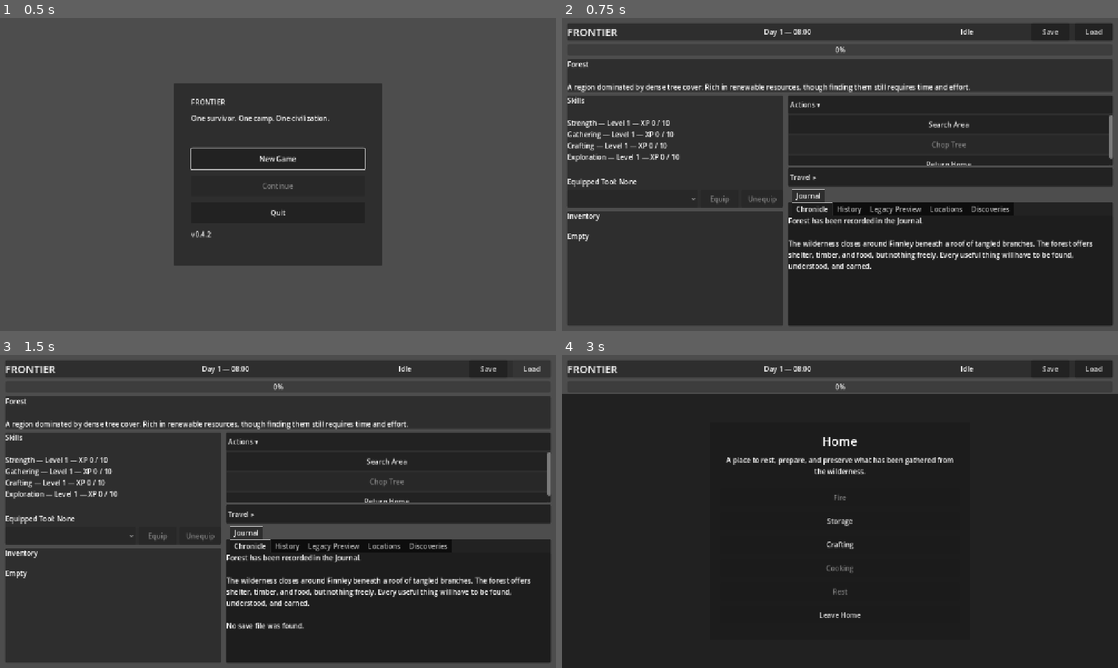
Above: before the commit, frames 1-4 (two rows, left to right).
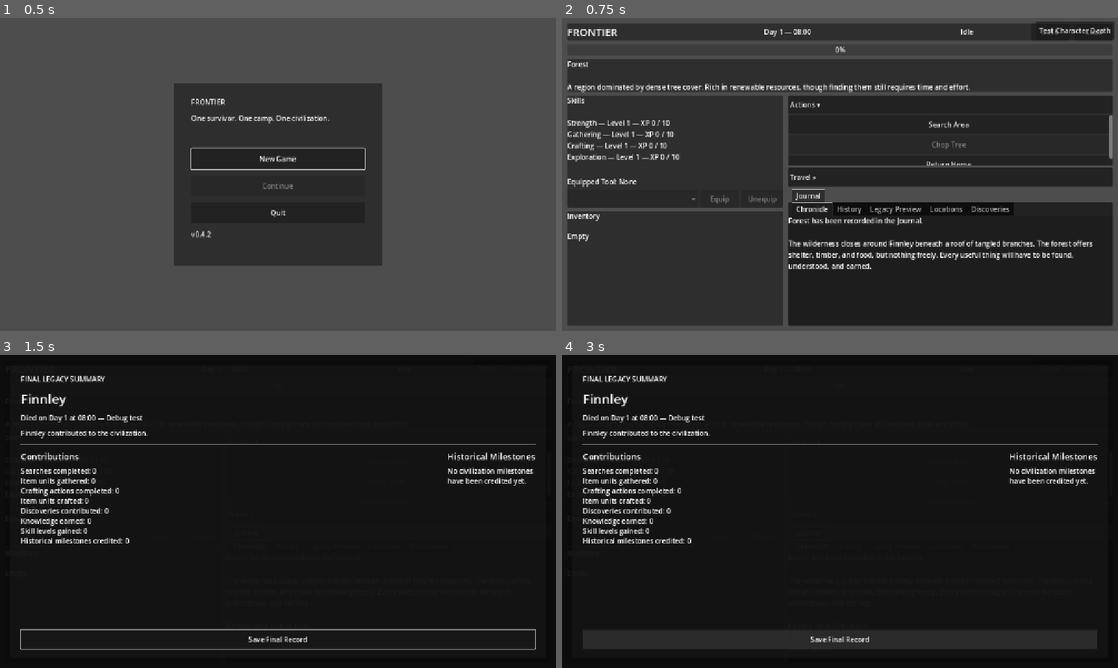
Above: after the commit, the same moments.

Repository: thegrundle-git/frontierthegame
Game: Godot game, scene res://scenes/ui/MainMenu.tscn
Two runs of this game, one before a commit and one after it. Both use one fixed random seed, a clock stepped at 60 frames per second and the inputs below.
Inputs (mouse positions are in pixels of both pictures, inside the frame that each line leads up to):
- Up to frame 1 (0.5 s): no input
- Up to frame 2 (0.75 s): click "New Game" at 0.5 s
- Up to frame 3 (1.5 s): click "Load" at 1.25 s
- Up to frame 4 (3 s): click (951, 502) at 2 s, where only the run before the commit has a clickable "Return Home"; click (840, 639) at 2.75 s, where only the run after the commit has a clickable "Save Final Record"

Frame 1 is identical in both runs. In frame 2, 0.2% of the frame differs, in the area x 85-100%, y 1-7%; in frame 3, 61%, in the area x 0-100%, y 0-100%; in frame 4, 16%.

Commit message:
v0.5.8-alpha1 - Add character death foundation

Diff:
--- a/scenes/ui/GameUI.tscn
+++ b/scenes/ui/GameUI.tscn
@@ -468,6 +468,21 @@
 visible = false
 layout_mode = 1
 
+[node name="DebugDeathButton" type="Button" parent="."]
+unique_name_in_owner = true
+visible = false
+layout_mode = 1
+anchors_preset = 1
+anchor_left = 1.0
+anchor_right = 1.0
+offset_left = -190.0
+offset_top = 8.0
+offset_right = -8.0
+offset_bottom = 50.0
+grow_horizontal = 0
+text = "Test Character Death"
+tooltip_text = "Debug only: finalize the current character's life."
+
 [connection signal="pressed" from="ScreenMargin/MainLayout/HeaderPanel/HeaderLayout/SaveButton" to="." method="_on_save_button_pressed"]
 [connection signal="pressed" from="ScreenMargin/MainLayout/HeaderPanel/HeaderLayout/LoadButton" to="." method="_on_load_button_pressed"]
 [connection signal="pressed" from="Crafting/CraftingCenter/CraftingPanel/CraftingLayout/CraftButton" to="." method="_on_craft_button_pressed"]
--- a/scenes/ui/LegacySummaryScreen.tscn
+++ b/scenes/ui/LegacySummaryScreen.tscn
@@ -49,6 +49,7 @@
 theme_override_constants/separation = 12
 
 [node name="TitleLabel" type="Label" parent="ScreenMargin/SummaryPanel/ContentMargin/SummaryLayout"]
+unique_name_in_owner = true
 layout_mode = 2
 theme_override_font_sizes/font_size = 16
 text = "LEGACY SUMMARY"
--- a/scripts/autoload/GameManager.gd
+++ b/scripts/autoload/GameManager.gd
@@ -105,6 +105,9 @@
 
 	current_survivor.initialize(
 		survivor_data
+	)
+	current_survivor.died.connect(
+		_on_survivor_died
 	)
 
 func start_world_action(
@@ -494,6 +497,13 @@
 	if current_survivor == null:
 		return false
 
+	if not current_survivor.can_act():
+		_add_event(
+			current_survivor.data.display_name
+			+ " can no longer perform actions."
+		)
+		return false
+
 	if ActionManager.is_busy:
 		return false
 
@@ -501,6 +511,38 @@
 		return false
 
 	return true
+
+
+func debug_kill_current_survivor() -> bool:
+	if not OS.is_debug_build():
+		return false
+
+	if not _can_start_survivor_action():
+		return false
+
+	return current_survivor.die("Debug test")
+
+
+func _on_survivor_died(
+	survivor: Survivor,
+	cause: String
+) -> void:
+	_add_event(
+		survivor.data.display_name
+		+ " died: "
+		+ cause
+		+ "."
+	)
+
+	survivor_is_at_home = false
+	_refresh_ui()
+
+	if game_ui != null and game_ui.has_method(
+		"show_final_legacy_summary"
+	):
+		game_ui.call_deferred(
+			"show_final_legacy_summary"
+		)
 
 
 func _add_event(message: String) -> void:
@@ -651,6 +693,9 @@
 
 
 func enter_home() -> bool:
+	if current_survivor == null or not current_survivor.can_act():
+		return false
+
 	if not is_at_home_location():
 		return false
 
--- a/scripts/autoload/SaveManager.gd
+++ b/scripts/autoload/SaveManager.gd
@@ -2,7 +2,7 @@
 
 
 const SAVE_PATH := "user://frontier_save.json"
-const SAVE_VERSION := 4
+const SAVE_VERSION := 5
 
 
 func save_game() -> bool:
@@ -83,6 +83,17 @@
 	if GameManager.game_ui != null:
 		GameManager.game_ui.rebuild_location_controls()
 		GameManager.game_ui.refresh_all()
+
+		if (
+			GameManager.current_survivor != null
+			and not GameManager.current_survivor.can_act()
+			and GameManager.game_ui.has_method(
+				"show_final_legacy_summary"
+			)
+		):
+			GameManager.game_ui.call_deferred(
+				"show_final_legacy_summary"
+			)
 
 	print("Game loaded from: ", SAVE_PATH)
 
@@ -129,6 +140,7 @@
 		"survivor": {
 			"character_id": survivor.data.character_id,
 			"display_name": survivor.data.display_name,
+			"is_alive": survivor.data.is_alive,
 			"life_record": _serialize_life_record(
 				survivor.data.life_record
 			),
@@ -208,6 +220,11 @@
 		"skill_levels_gained": life_record.skill_levels_gained,
 		"first_recorded_day": life_record.first_recorded_day,
 		"latest_recorded_day": life_record.latest_recorded_day,
+		"is_finalized": life_record.is_finalized,
+		"death_day": life_record.death_day,
+		"death_hour": life_record.death_hour,
+		"death_minute": life_record.death_minute,
+		"cause_of_death": life_record.cause_of_death,
 	}
 
 
@@ -353,6 +370,13 @@
 		)
 	)
 
+	survivor.data.is_alive = bool(
+		survivor_data.get(
+			"is_alive",
+			true
+		)
+	)
+
 	_apply_life_record_data(
 		survivor,
 		survivor_data.get(
@@ -415,6 +439,7 @@
 		push_warning(
 			"Skipped malformed character life-record data."
 		)
+		survivor.data.is_alive = true
 		return
 
 	var record_data: Dictionary = life_record_data
@@ -490,6 +515,49 @@
 			life_record.latest_recorded_day,
 			life_record.first_recorded_day
 		)
+
+	life_record.is_finalized = bool(
+		record_data.get("is_finalized", false)
+	)
+	life_record.death_day = clampi(
+		_history_int_from_variant(record_data.get("death_day", 0), 0),
+		0,
+		2147483647
+	)
+	life_record.death_hour = clampi(
+		_history_int_from_variant(record_data.get("death_hour", 0), 0),
+		0,
+		23
+	)
+	life_record.death_minute = clampi(
+		_history_int_from_variant(record_data.get("death_minute", 0), 0),
+		0,
+		59
+	)
+	life_record.cause_of_death = str(
+		record_data.get("cause_of_death", "")
+	).strip_edges()
+
+	if not survivor.data.is_alive:
+		if (
+			not life_record.is_finalized
+			or life_record.death_day <= 0
+			or life_record.cause_of_death.is_empty()
+		):
+			push_warning("Normalized malformed deceased survivor data to alive.")
+			survivor.data.is_alive = true
+			life_record.is_finalized = false
+			life_record.death_day = 0
+			life_record.death_hour = 0
+			life_record.death_minute = 0
+			life_record.cause_of_death = ""
+	elif life_record.is_finalized:
+		push_warning("Ignored finalized life record for a living survivor.")
+		life_record.is_finalized = false
+		life_record.death_day = 0
+		life_record.death_hour = 0
+		life_record.death_minute = 0
+		life_record.cause_of_death = ""
 
 
 func _apply_inventory_data(
--- a/scripts/characters/Survivor.gd
+++ b/scripts/characters/Survivor.gd
@@ -1,5 +1,8 @@
 extends Node
 class_name Survivor
+
+
+signal died(survivor: Survivor, cause: String)
 
 
 const BASE_CARRY_WEIGHT := 20.0
@@ -86,6 +89,8 @@
 	skill_id: String,
 	amount: int
 ) -> void:
+	if not can_act():
+		return
 	if amount <= 0:
 		return
 
@@ -197,6 +202,8 @@
 func gain_knowledge(
 	amount: int
 ) -> void:
+	if not can_act():
+		return
 	if amount <= 0:
 		return
 
@@ -219,6 +226,8 @@
 func equip_tool(
 	item_id: String
 ) -> bool:
+	if not can_act():
+		return false
 	if item_id.is_empty():
 		return false
 
@@ -268,6 +277,8 @@
 
 
 func unequip_tool() -> bool:
+	if not can_act():
+		return false
 	if equipped_tool_id.is_empty():
 		return false
 
@@ -300,6 +311,28 @@
 	return true
 
 
+func can_act() -> bool:
+	return data != null and data.is_alive
+
+
+func die(cause: String) -> bool:
+	if not can_act() or data.life_record == null:
+		return false
+
+	if not data.life_record.finalize_life(
+		cause,
+		TimeManager.day,
+		TimeManager.hour,
+		TimeManager.minute
+	):
+		return false
+
+	data.is_alive = false
+	died.emit(self, data.life_record.cause_of_death)
+
+	return true
+
+
 func normalize_equipped_tool_ownership() -> void:
 	if equipped_tool_id.is_empty():
 		return
--- a/scripts/resources/CharacterLifeRecord.gd
+++ b/scripts/resources/CharacterLifeRecord.gd
@@ -11,9 +11,16 @@
 @export var skill_levels_gained: int = 0
 @export var first_recorded_day: int = 0
 @export var latest_recorded_day: int = 0
+@export var is_finalized: bool = false
+@export var death_day: int = 0
+@export var death_hour: int = 0
+@export var death_minute: int = 0
+@export var cause_of_death: String = ""
 
 
 func record_search(day: int) -> bool:
+	if is_finalized:
+		return false
 	searches_completed += 1
 	_record_day(day)
 
@@ -24,6 +31,8 @@
 	amount: int,
 	day: int
 ) -> bool:
+	if is_finalized:
+		return false
 	if amount <= 0:
 		return false
 
@@ -37,6 +46,8 @@
 	action_output_units: int,
 	day: int
 ) -> bool:
+	if is_finalized:
+		return false
 	if action_output_units <= 0:
 		return false
 
@@ -48,6 +59,8 @@
 
 
 func record_discovery(day: int) -> bool:
+	if is_finalized:
+		return false
 	discoveries_contributed += 1
 	_record_day(day)
 
@@ -58,6 +71,8 @@
 	amount: int,
 	day: int
 ) -> bool:
+	if is_finalized:
+		return false
 	if amount <= 0:
 		return false
 
@@ -71,11 +86,32 @@
 	amount: int,
 	day: int
 ) -> bool:
+	if is_finalized:
+		return false
 	if amount <= 0:
 		return false
 
 	skill_levels_gained += amount
 	_record_day(day)
+
+	return true
+
+
+func finalize_life(
+	cause: String,
+	day: int,
+	hour: int,
+	minute: int
+) -> bool:
+	if is_finalized or cause.strip_edges().is_empty():
+		return false
+
+	death_day = maxi(day, 1)
+	death_hour = clampi(hour, 0, 23)
+	death_minute = clampi(minute, 0, 59)
+	cause_of_death = cause.strip_edges()
+	is_finalized = true
+	_record_day(death_day)
 
 	return true
 
--- a/scripts/resources/SurvivorData.gd
+++ b/scripts/resources/SurvivorData.gd
@@ -4,6 +4,7 @@
 
 @export var character_id: String = ""
 @export var display_name : String = "Unknown Survivor"
+@export var is_alive: bool = true
 
 @export var life_record: CharacterLifeRecord = (
 	CharacterLifeRecord.new()
--- a/scripts/ui/GameUI.gd
+++ b/scripts/ui/GameUI.gd
@@ -13,6 +13,7 @@
 @onready var legacy_preview_log: RichTextLabel = %LegacyPreviewLog
 @onready var open_legacy_summary_button: Button = %OpenLegacySummaryButton
 @onready var legacy_summary_screen: LegacySummaryScreen = %LegacySummaryScreen
+@onready var debug_death_button: Button = %DebugDeathButton
 @onready var inventory_label: RichTextLabel = %InventoryLabel
 @onready var skills_label: Label = %SkillsLabel
 @onready var tool_label: Label = %ToolLabel
@@ -86,6 +87,14 @@
 	open_legacy_summary_button.pressed.connect(
 		_on_open_legacy_summary_pressed
 	)
+	legacy_summary_screen.save_requested.connect(
+		_on_save_button_pressed
+	)
+
+	debug_death_button.pressed.connect(
+		_on_debug_death_pressed
+	)
+	debug_death_button.visible = OS.is_debug_build()
 
 	ActionManager.action_started.connect(
 		_on_action_started
@@ -236,6 +245,13 @@
 		GameManager.current_survivor
 	)
 
+	debug_death_button.disabled = (
+		survivor == null
+		or not survivor.can_act()
+		or ActionManager.is_busy
+		or WorldEventManager.has_pending_event()
+	)
+
 	if survivor != null:
 		update_inventory(
 			survivor.inventory
@@ -432,6 +448,7 @@
 	var event_pending: bool = (
 		WorldEventManager.has_pending_event()
 	)
+	var survivor_can_act: bool = survivor != null and survivor.can_act()
 
 
 	for action_id_variant: Variant in world_action_buttons:
@@ -460,6 +477,8 @@
 		)
 
 		button.disabled = (
+			not survivor_can_act
+			or
 			ActionManager.is_busy
 			or event_pending
 			or not requirements_met
@@ -503,6 +522,8 @@
 
 		if return_home_button != null:
 			return_home_button.disabled = (
+				not survivor_can_act
+				or
 				ActionManager.is_busy
 				or event_pending
 		)
@@ -511,6 +532,8 @@
 	var event_pending: bool = (
 		WorldEventManager.has_pending_event()
 	)
+	var survivor: Survivor = GameManager.current_survivor
+	var survivor_can_act: bool = survivor != null and survivor.can_act()
 
 	for destination_id_variant: Variant in travel_buttons:
 		var button: Button = (
@@ -518,6 +541,8 @@
 		)
 
 		button.disabled = (
+			not survivor_can_act
+			or
 			ActionManager.is_busy
 			or event_pending
 		)
@@ -621,6 +646,8 @@
 	)
 
 	unequip_tool_button.disabled = (
+		not survivor.can_act()
+		or
 		ActionManager.is_busy
 		or tool == null
 	)
@@ -693,11 +720,15 @@
 	)
 
 	tool_selector.disabled = (
+		not survivor.can_act()
+		or
 		ActionManager.is_busy
 		or not has_available_tool
 	)
 
 	equip_tool_button.disabled = (
+		not survivor.can_act()
+		or
 		ActionManager.is_busy
 		or not has_available_tool
 	)
@@ -865,6 +896,8 @@
 	recipe_label.text = recipe_text
 
 	craft_button.disabled = (
+		not survivor.can_act()
+		or
 		ActionManager.is_busy
 		or WorldEventManager.has_pending_event()
 		or not GameManager.can_afford_recipe_from_accessible_inventories(
@@ -1151,8 +1184,20 @@
 
 	legacy_summary_screen.show_summary(
 		survivor.data,
-		history_entries
-	)
+		history_entries,
+		not survivor.data.is_alive
+	)
+
+
+func show_final_legacy_summary() -> void:
+	home_ui.visible = false
+	storage_ui.visible = false
+	crafting_panel.visible = false
+	_on_open_legacy_summary_pressed()
+
+
+func _on_debug_death_pressed() -> void:
+	GameManager.debug_kill_current_survivor()
 
 
 func update_locations_journal() -> void:
--- a/scripts/ui/LegacySummaryScreen.gd
+++ b/scripts/ui/LegacySummaryScreen.gd
@@ -3,9 +3,11 @@
 
 
 signal closed
+signal save_requested
 
 
 @onready var character_name_label: Label = %CharacterNameLabel
+@onready var title_label: Label = %TitleLabel
 @onready var lifespan_label: Label = %LifespanLabel
 @onready var summary_label: Label = %SummaryLabel
 @onready var statistics_log: RichTextLabel = %StatisticsLog
@@ -13,35 +15,58 @@
 @onready var close_button: Button = %CloseButton
 
 var _previous_focus: Control
+var _is_final: bool = false
 
 
 func _ready() -> void:
-	close_button.pressed.connect(hide_summary)
+	close_button.pressed.connect(_on_primary_button_pressed)
 	visible = false
 
 
 func _unhandled_input(event: InputEvent) -> void:
-	if visible and event.is_action_pressed("ui_cancel"):
+	if visible and not _is_final and event.is_action_pressed("ui_cancel"):
 		hide_summary()
 		get_viewport().set_input_as_handled()
 
 
 func show_summary(
 	survivor_data: SurvivorData,
-	history_entries: Array[CivilizationHistoryEntry]
+	history_entries: Array[CivilizationHistoryEntry],
+	is_final: bool = false
 ) -> void:
 	if survivor_data == null or survivor_data.life_record == null:
 		return
 
 	_previous_focus = get_viewport().gui_get_focus_owner()
+	_is_final = is_final
 	_populate_summary(survivor_data, history_entries)
+	title_label.text = (
+		"FINAL LEGACY SUMMARY"
+		if _is_final
+		else "LEGACY SUMMARY"
+	)
+	close_button.visible = true
+	close_button.disabled = false
+	close_button.text = (
+		"Save Final Record"
+		if _is_final
+		else "Return to Frontier"
+	)
 	visible = true
 	move_to_front()
 	close_button.grab_focus()
 
 
+func _on_primary_button_pressed() -> void:
+	if _is_final:
+		save_requested.emit()
+		return
+
+	hide_summary()
+
+
 func hide_summary() -> void:
-	if not visible:
+	if not visible or _is_final:
 		return
 
 	visible = false
@@ -83,6 +108,14 @@
 
 
 func _build_lifespan_text(life_record: CharacterLifeRecord) -> String:
+	if life_record.is_finalized:
+		return (
+			"Died on Day " + str(life_record.death_day)
+			+ " at " + str(life_record.death_hour).pad_zeros(2)
+			+ ":" + str(life_record.death_minute).pad_zeros(2)
+			+ " — " + life_record.cause_of_death
+		)
+
 	if life_record.first_recorded_day <= 0:
 		return "No contributions have been recorded yet."
 
Not shown, changed: docs/ARCHITECTURE.md
Not shown, changed: docs/CHANGELOG.md
Not shown, changed: docs/DESIGN_PHILOSOPHY.md
Not shown, changed: docs/PROJECT_SNAPSHOT.md
